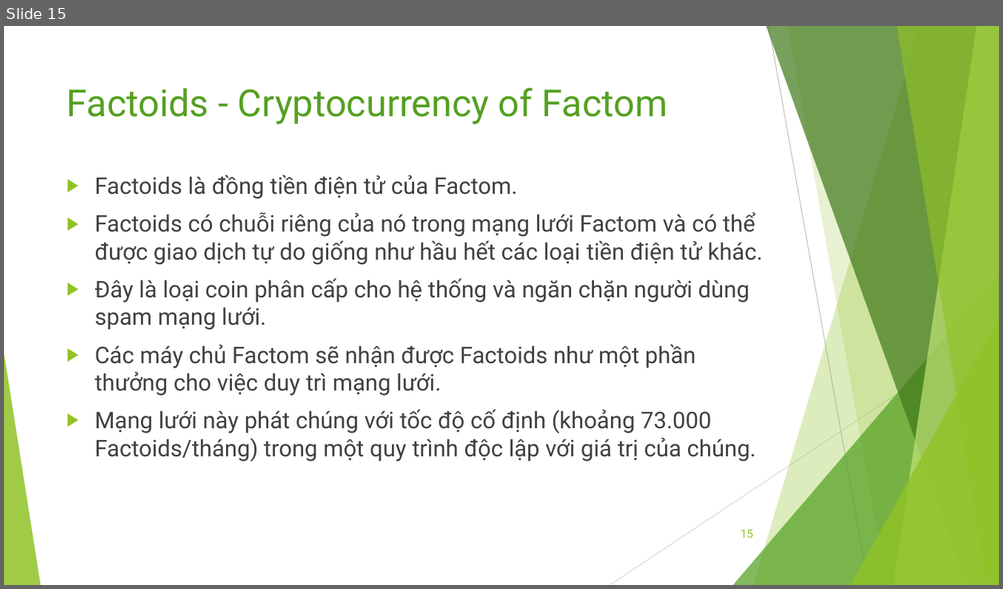
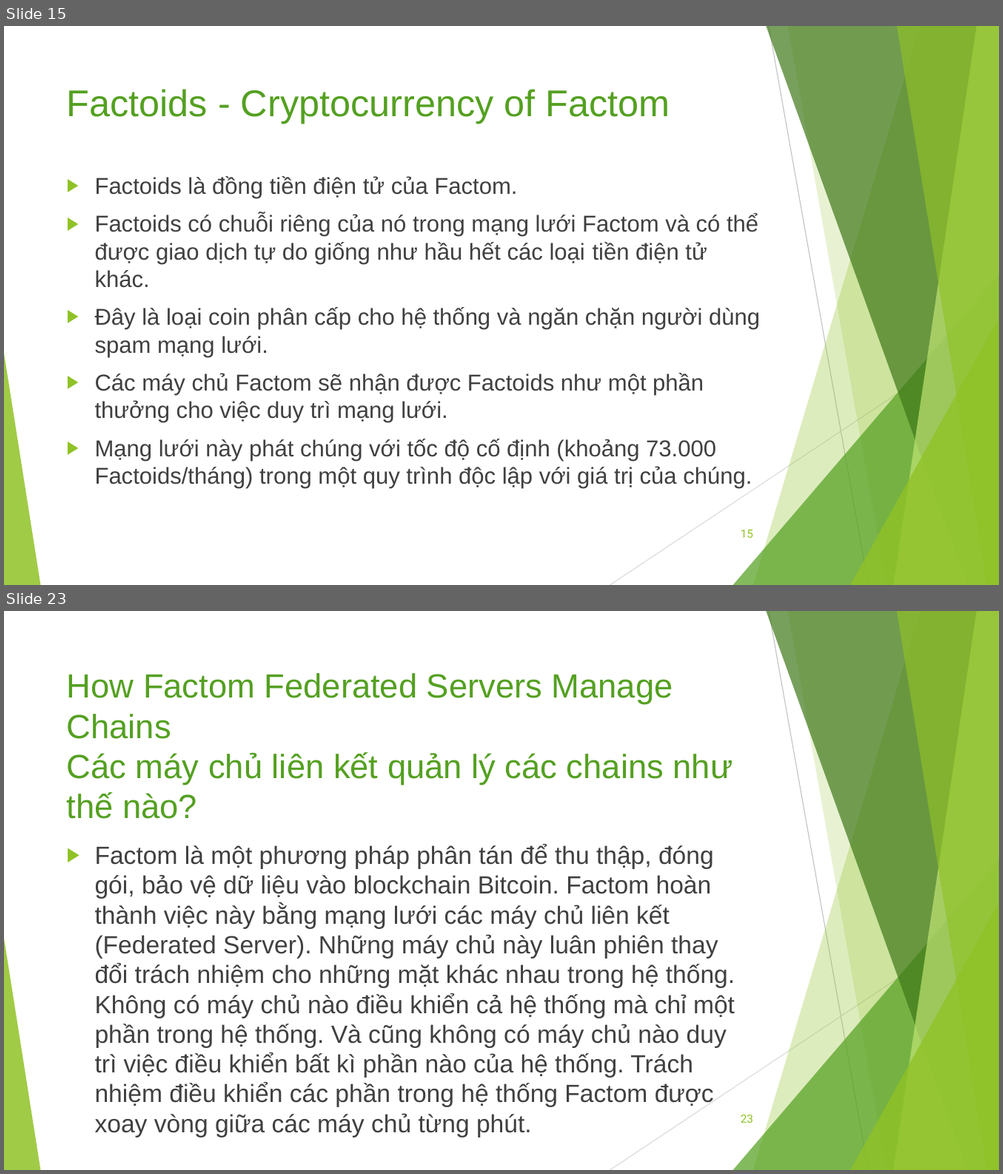
Before and after one commit to bku-blockchain/factom-research, a slide deck: docs/factom.pptx. Shown one above the other, each under a label of ours: slide 15 before the commit, slides 15 and 23 after it; the slides between them are not shown. The pictures are 1003x589 and 1003x1174 pixels, drawn with LibreOffice and Linux fonts; fonts in the diff are those of the drawing. Boxes give left, top, right and bottom in pixels: in the first picture for what was removed or moved away, otherwise in the second. Text is boxed around its words. In the diff, an @@ line names an element or a change of style, - is before the commit and + after.

```diff
--- a/docs/factom.pptx
+++ b/docs/factom.pptx
@@ slide 23 added at (4, 611, 999, 1170), background #FFFFFF; not listed: 10 template elements that a slide beside it also shows @@
@@ title added at (67, 673, 733, 819), 32.4 pt, text #54A021 @@
+How Factom Federated Servers Manage Chains
+Các máy chủ liên kết quản lý các chains như thế nào?
@@ text added at (95, 844, 734, 1138), 24 pt, text #404040 @@
+▶ Factom là một phương pháp phân tán để thu thập, đóng gói, bảo vệ dữ liệu vào blockchain Bitcoin. Factom hoàn thành việc này bằng mạng lưới các máy chủ liên kết (Federated Server). Những máy chủ này luân phiên thay đổi trách nhiệm cho những mặt khác nhau trong hệ thống. Không có máy chủ nào điều khiển cả hệ thống mà chỉ một phần trong hệ thống. Và cũng không có máy chủ nào duy trì việc điều khiển bất kì phần nào của hệ thống. Trách nhiệm điều khiển các phần trong hệ thống Factom được xoay vòng giữa các máy chủ từng phút.
@@ page number added at (740, 1115, 753, 1123), 11 pt, text #90C226 @@
+23
@@ slide 15 changed as well @@
@@ title "Factoids - Cryptocurrency of Factom" at (67, 89, 669, 124): font Roboto to Arial @@
@@ text "Factoids là đồng tiền điện ..." at (95, 176, 760, 488): font Roboto to Arial @@
```
Also in this commit, not shown: 14 other slides changed, 16 other slides added, 2 other files.
